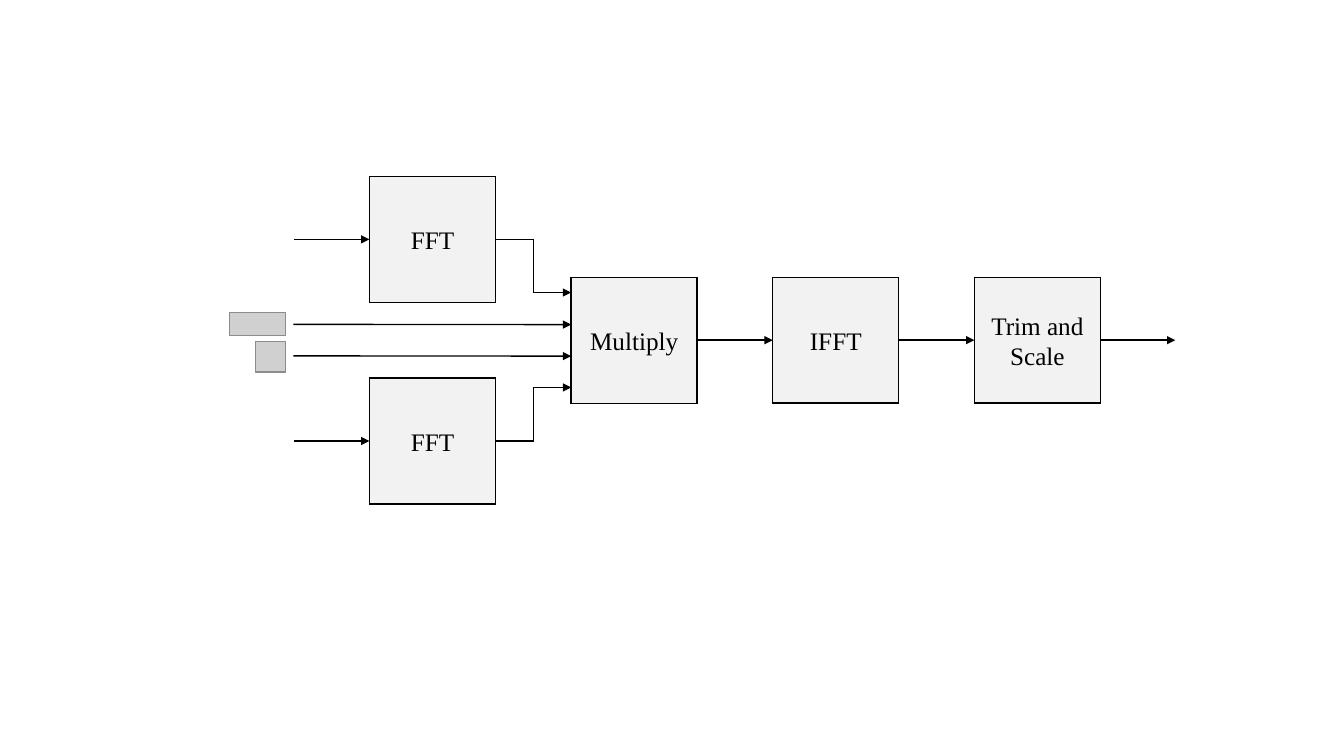
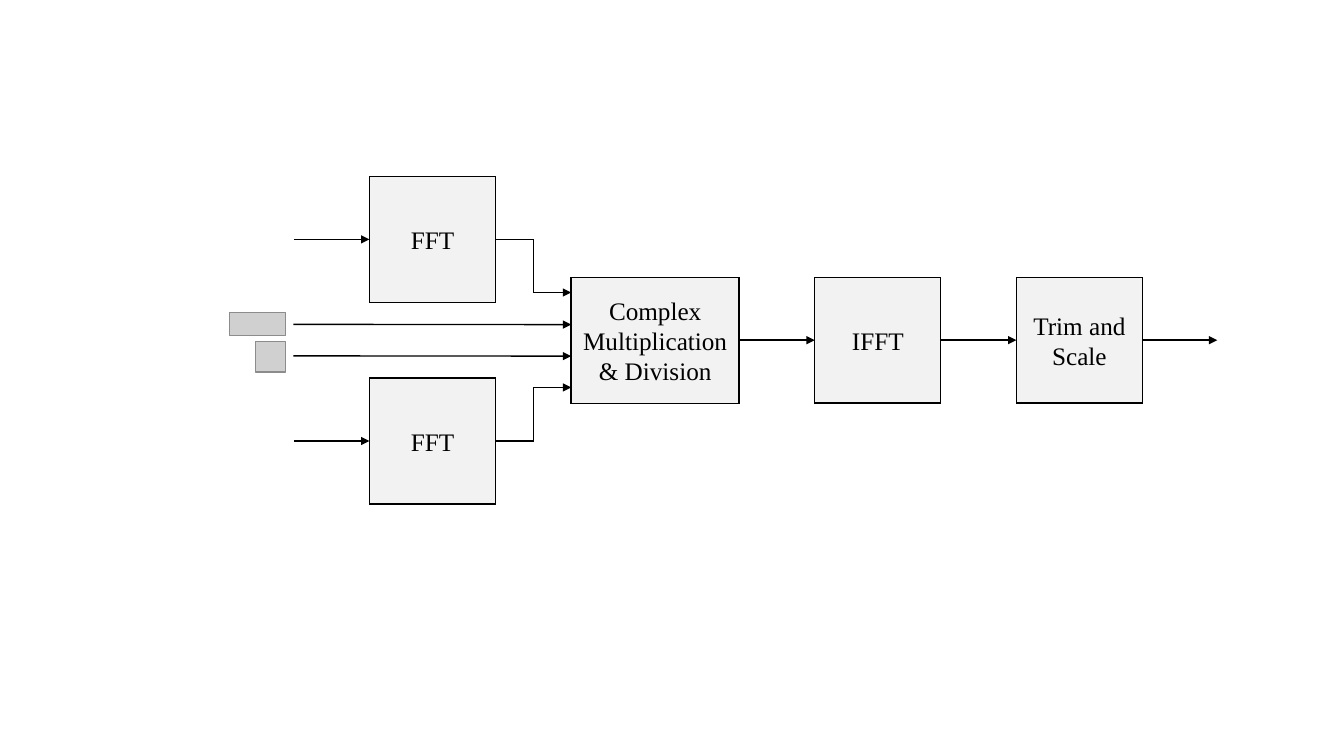
Before and after one commit to jravert88/Thesis, a slide deck: slide 8 of figures/eq_GPUimplementation/GPUimpPower.pptx. Drawn at 1344x756 pixels with LibreOffice and Linux fonts; fonts in the diff are those of the drawing; grey boxes stand for pictures; background and template pictures are left out. Boxes give left, top, right and bottom in pixels: in the first picture for what was removed or moved away, otherwise in the second. Text is boxed around its words. In the diff, an @@ line names an element or a change of style, - is before the commit and + after.

```diff
--- a/figures/eq_GPUimplementation/GPUimpPower.pptx
+++ b/figures/eq_GPUimplementation/GPUimpPower.pptx
@@ rectangle "Complex Multiplication & Division": place and size @@
-rectangle "Complex Multiplication & Division" at [572, 277, 698, 403]
+rectangle "Complex Multiplication & Division" at [572, 277, 740, 403]
@@ text in rectangle at [583, 302, 727, 381]: text changed @@
-Multiply
+Complex Multiplication & Division
@@ 3 arrows, 2 rectangles: place and size @@
-3 arrows, 2 rectangles at [698, 277, 1176, 403]
+3 arrows, 2 rectangles at [739, 277, 1218, 403]
```
Also in this commit, not shown: 2 other slides changed, 25 other files.
